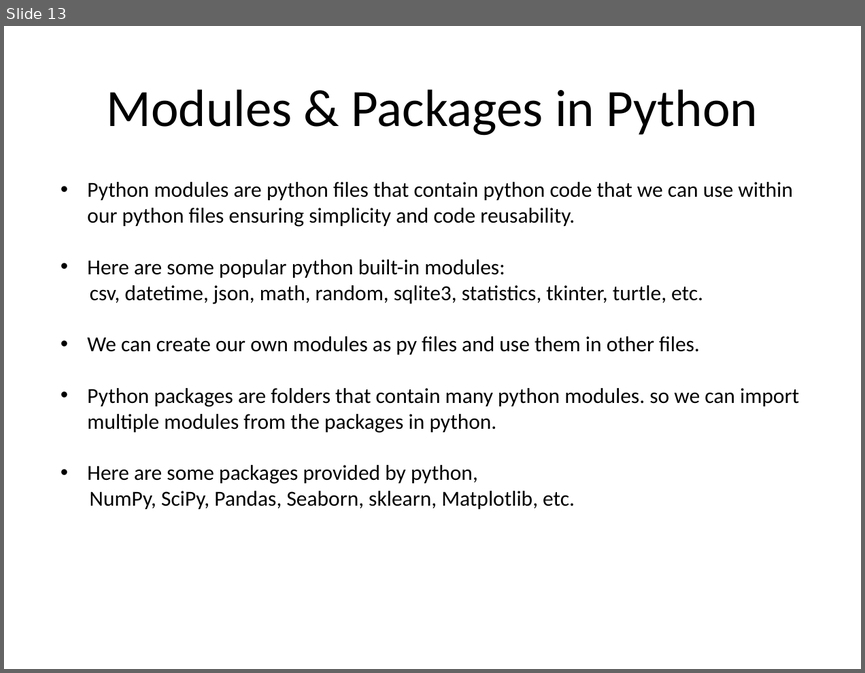
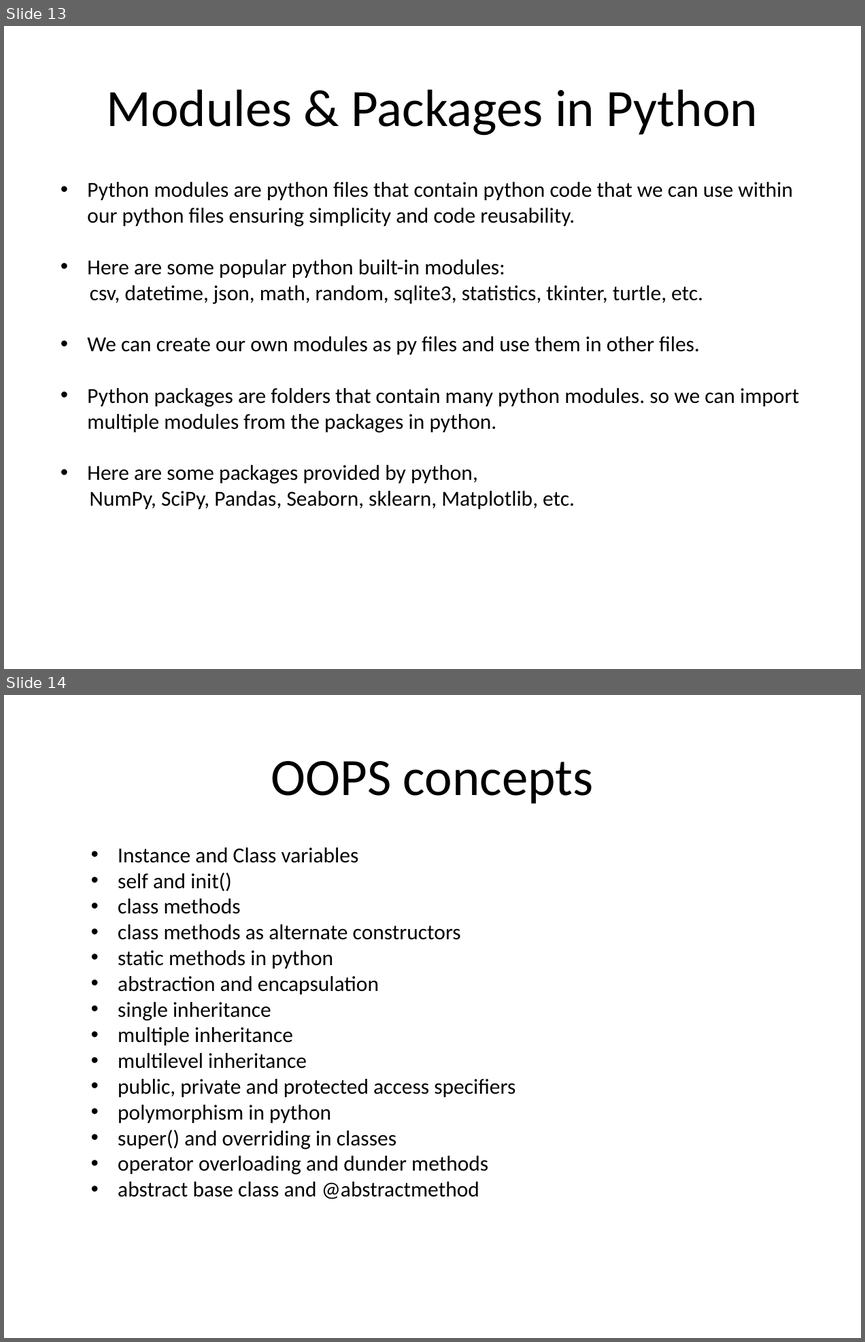
Before and after one commit to RiyaMittal/pythonSessions, a slide deck: Python Language.pptx. Shown one above the other, each under a label of ours: slide 13 before the commit, slides 13 and 14 after it. The pictures are 865x673 and 865x1342 pixels, drawn with LibreOffice and Linux fonts; fonts in the diff are those of the drawing. Boxes give left, top, right and bottom in pixels: in the first picture for what was removed or moved away, otherwise in the second. Text is boxed around its words. In the diff, an @@ line names an element or a change of style, - is before the commit and + after.

```diff
--- a/Python Language.pptx
+++ b/Python Language.pptx
@@ slide 14 added at bbox=[4, 695, 861, 1338], background #FFFFFF @@
@@ title added at bbox=[271, 761, 594, 804], 44 pt, text #000000 @@
+OOPS concepts
@@ text added at bbox=[118, 847, 515, 1199], 18 pt, text #000000 @@
+• Instance and Class variables
+• self and init()
+• class methods
+• class methods as alternate constructors
+• static methods in python
+• abstraction and encapsulation
+• single inheritance
+• multiple inheritance
+• multilevel inheritance
+• public, private and protected access specifiers
+• polymorphism in python
+• super() and overriding in classes
+• operator overloading and dunder methods
+• abstract base class and @abstractmethod
```
Also in this commit, not shown: 5 other slides added, 13 other files.
